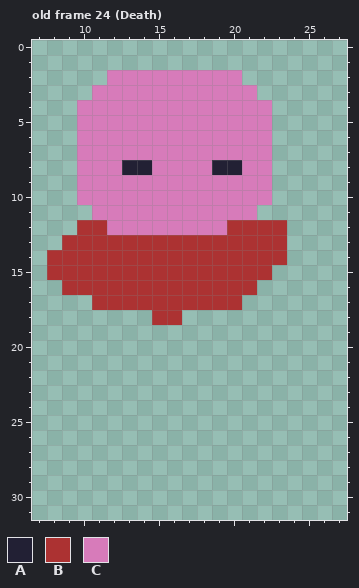
Two states of a pixel-art file, markmage.aseprite. The picture above is the old version.
32x32 pixels, 34 frames. Shown: old frame 24 (Death): x 7..27, y 0..31. The commit also changed other frames, which this record leaves out.
Visible layers, top first: "Layer 2", "Layer 1".
Palette (. is transparent): A #222034  B #ac3232  C #d77bba
Pixels before, old frame 24 (Death), first column x 8:
 2 ....CCCCCCCCC...
 3 ...CCCCCCCCCCC..
 4 ..CCCCCCCCCCCCC.
 5 ..CCCCCCCCCCCCC.
 6 ..CCCCCCCCCCCCC.
 7 ..CCCCCCCCCCCCC.
 8 ..CCCAACCCCAACC.
 9 ..CCCCCCCCCCCCC.
10 ..CCCCCCCCCCCCC.
11 ...CCCCCCCCCCC..
12 ..BBCCCCCCCCBBBB
13 .BBBBBBBBBBBBBBB
14 BBBBBBBBBBBBBBBB
15 BBBBBBBBBBBBBBB.
16 .BBBBBBBBBBBBB..
17 ...BBBBBBBBBB...
18 .......BB.......
Once edited:
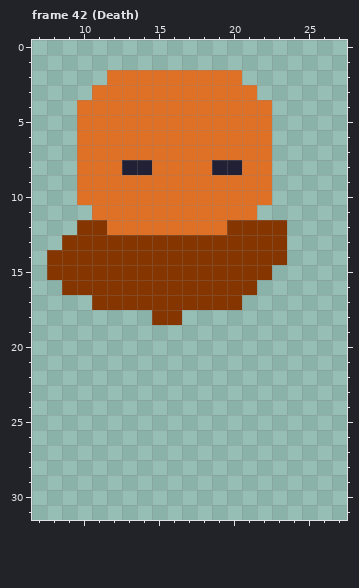
A new or re-ordered frame is compared with the old frame closest to it.
The edit:
{"change": "frames 34 -> 44"}
{"colour":"B","old":"#ac3232","new":"#843500"}
{"colour":"C","old":"#d77bba","new":"#df7126"}
{"label":"changed","picture_box":[47,70,287,325]}
